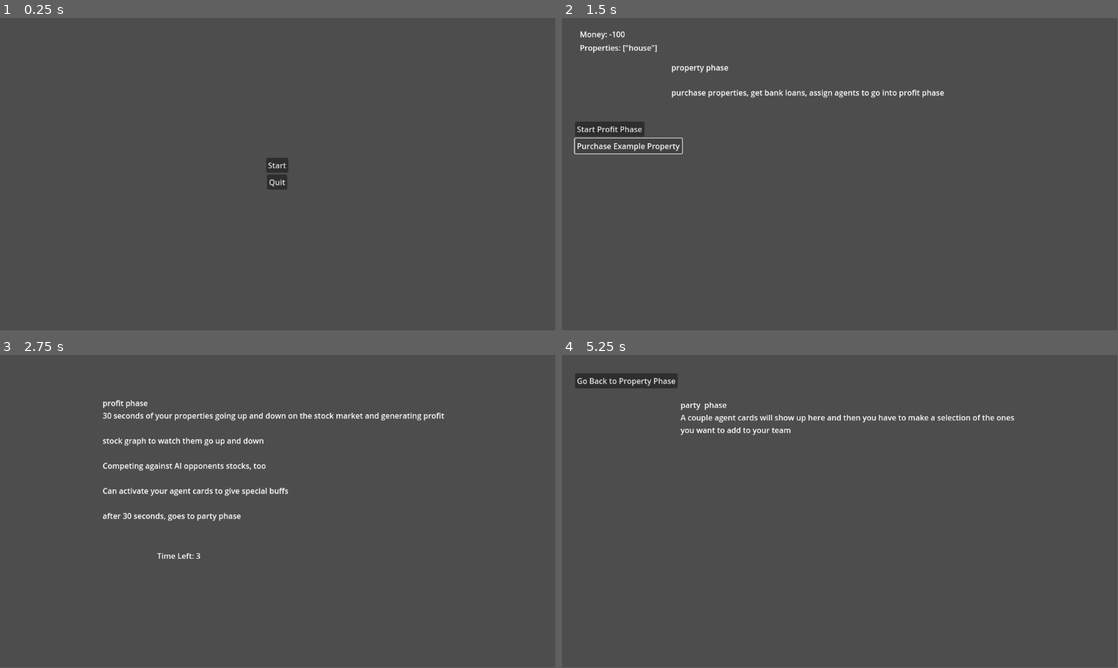
Above: before the commit, frames 1-4 (two rows, left to right).
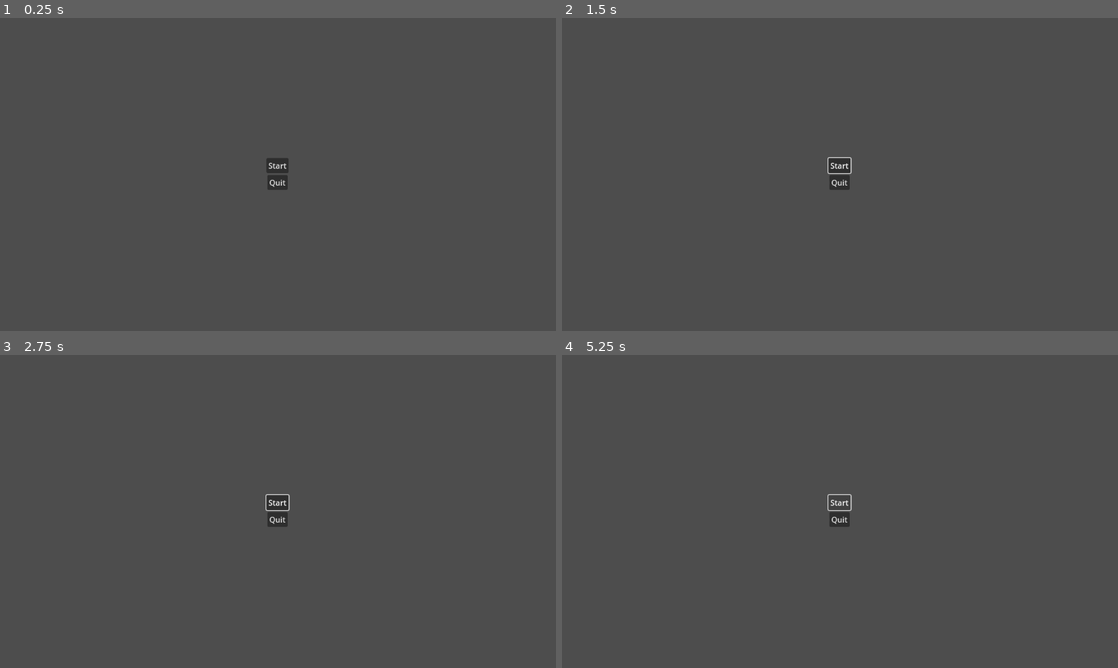
Above: after the commit, the same moments.

Repository: ARandomLemon/RushToRiches
Game: Godot game, scene res://Scenes/start_menu.tscn
The game is run twice, just before and just after one commit, with the same random seed, the same clock (stepped at 60 frames per second) and the same inputs. Before the commit the project starts from res://start_menu.tscn.
Inputs (mouse positions are in pixels of both pictures, inside the frame that each line leads up to):
- Up to frame 1 (0.25 s): no input
- Up to frame 2 (1.5 s): click "Start" at 0.5 s; click (628, 146) at 1.25 s, where only the run before the commit has a clickable "Purchase Example Property"
- Up to frame 3 (2.75 s): click (50, 464) at 2 s, where only the run before the commit has a clickable "Start Profit Phase"
- Up to frame 4 (5.25 s): click (840, 502) at 2.75 s, where only the run after the commit has a clickable "Start"; click (840, 502) at 3.5 s, where only the run after the commit has a clickable "Start"; tap Enter at 4.25 s; tap Space at 5 s
In our replay, the window is 799x449 before the commit and 800x450 after it. These sizes can differ from the game's own. Grey fills any space a smaller window leaves; there, only what the larger window draws over its background counts as a difference.

The runs differ from the first frame. In frame 1, less than 0.1% of the frame differs, in the area x 48-52%, y 46-54%; in frame 2, 2.0%; in frame 3, 2.4%, in the area x 18-80%, y 14-66%; in frame 4, 1.8%.

Commit message:
Added stock screens & fixed folder structure

Diff:
--- a/party_phase.tscn
+++ b/Scenes/party_phase.tscn
@@ -1,6 +1,6 @@
 [gd_scene load_steps=2 format=3 uid="uid://cmd3048uf0vk"]
 
-[ext_resource type="Script" path="res://user_interface.gd" id="1_x6qss"]
+[ext_resource type="Script" path="res://Scripts/UI/user_interface.gd" id="1_x6qss"]
 
 [node name="Party Phase" type="Node2D"]
 
--- a/profit_phase.tscn
+++ b/Scenes/profit_phase.tscn
@@ -1,7 +1,7 @@
 [gd_scene load_steps=3 format=3 uid="uid://c5hcix0tjhrhw"]
 
-[ext_resource type="Script" path="res://user_interface.gd" id="1_83wl0"]
-[ext_resource type="Script" path="res://profit_phase.gd" id="1_xv1ev"]
+[ext_resource type="Script" path="res://Scripts/UI/user_interface.gd" id="1_83wl0"]
+[ext_resource type="Script" path="res://Scripts/Phases/profit_phase.gd" id="1_xv1ev"]
 
 [node name="Profit Phase" type="Node2D"]
 script = ExtResource("1_xv1ev")
--- /dev/null
+++ b/Scenes/property_phase.tscn
@@ -0,0 +1,202 @@
+[gd_scene load_steps=5 format=3 uid="uid://b2rywnh0rro0j"]
+
+[ext_resource type="Script" path="res://Scripts/Phases/property_phase.gd" id="1_vra2o"]
+[ext_resource type="Script" path="res://Scripts/globals.gd" id="2_qdl3r"]
+[ext_resource type="Script" path="res://Scripts/UI/user_interface.gd" id="3_tg0ud"]
+
+[sub_resource type="StyleBoxFlat" id="StyleBoxFlat_ugmh0"]
+bg_color = Color(0.607843, 0.607843, 0.607843, 0.435294)
+
+[node name="Property Phase" type="Node2D"]
+script = ExtResource("1_vra2o")
+
+[node name="Player" type="Node" parent="."]
+script = ExtResource("2_qdl3r")
+
+[node name="Label" type="Label" parent="."]
+offset_left = 227.0
+offset_top = 91.0
+offset_right = 936.0
+offset_bottom = 296.0
+text = "property phase
+
+purchase properties, get bank loans, assign agents to go into profit phase
+"
+
+[node name="UI" type="Control" parent="."]
+layout_mode = 3
+anchors_preset = 0
+offset_right = 1151.0
+offset_bottom = 648.0
+script = ExtResource("3_tg0ud")
+
+[node name="PropertyLabel" type="Label" parent="UI"]
+layout_mode = 0
+offset_left = 37.0
+offset_top = 50.0
+offset_right = 122.0
+offset_bottom = 73.0
+text = "Properties:"
+
+[node name="MoneyLabel" type="Label" parent="UI"]
+layout_mode = 0
+offset_left = 37.0
+offset_top = 22.0
+offset_right = 107.0
+offset_bottom = 45.0
+text = "Money:"
+
+[node name="MarginContainer" type="MarginContainer" parent="UI"]
+layout_mode = 0
+offset_left = 27.0
+offset_top = 195.0
+offset_right = 249.0
+offset_bottom = 302.0
+
+[node name="VBoxContainer" type="VBoxContainer" parent="UI/MarginContainer"]
+layout_mode = 2
+size_flags_horizontal = 0
+size_flags_vertical = 4
+
+[node name="Profit Phase Button" type="Button" parent="UI/MarginContainer/VBoxContainer"]
+layout_mode = 2
+size_flags_horizontal = 0
+size_flags_vertical = 0
+text = "Start Profit Phase"
+
+[node name="Buy Example Button" type="Button" parent="UI/MarginContainer/VBoxContainer"]
+layout_mode = 2
+size_flags_horizontal = 0
+size_flags_vertical = 0
+text = "Purchase Example Property"
+
+[node name="Stock Market" type="Button" parent="UI/MarginContainer/VBoxContainer"]
+layout_mode = 2
+size_flags_horizontal = 0
+size_flags_vertical = 0
+text = "Stock Market"
+
+[node name="View My Stocks" type="Button" parent="UI/MarginContainer/VBoxContainer"]
+layout_mode = 2
+size_flags_horizontal = 0
+size_flags_vertical = 0
+text = "View My Stocks"
+
+[node name="StockMarket" type="Control" parent="UI"]
+visible = false
+anchors_preset = 0
+offset_right = 40.0
+offset_bottom = 40.0
+
+[node name="Panel" type="Panel" parent="UI/StockMarket"]
+layout_mode = 1
+anchors_preset = 15
+anchor_right = 1.0
+anchor_bottom = 1.0
+offset_right = 1110.0
+offset_bottom = 608.0
+grow_horizontal = 2
+grow_vertical = 2
+theme_override_styles/panel = SubResource("StyleBoxFlat_ugmh0")
+
+[node name="Exit Stock Market" type="Button" parent="UI/StockMarket"]
+layout_mode = 0
+offset_left = 1106.0
+offset_top = 6.0
+offset_right = 1143.0
+offset_bottom = 43.0
+text = "X"
+
+[node name="GridContainer" type="GridContainer" parent="UI/StockMarket"]
+layout_mode = 1
+anchors_preset = -1
+anchor_right = 28.75
+anchor_bottom = 16.225
+offset_left = 428.0
+offset_top = 151.0
+offset_right = -408.0
+offset_bottom = -213.0
+columns = 3
+
+[node name="Stock" type="Button" parent="UI/StockMarket/GridContainer"]
+layout_mode = 2
+size_flags_horizontal = 4
+size_flags_vertical = 4
+text = "ATT
+25 Shares @
+25$/Share"
+
+[node name="Stock2" type="Button" parent="UI/StockMarket/GridContainer"]
+layout_mode = 2
+size_flags_horizontal = 4
+size_flags_vertical = 4
+text = "RSDG
+56 Shares @
+5$/Share"
+
+[node name="Stock3" type="Button" parent="UI/StockMarket/GridContainer"]
+layout_mode = 2
+size_flags_horizontal = 4
+size_flags_vertical = 4
+text = "ABCD
+40 Shares @
+15$/Share"
+
+[node name="Stock4" type="Button" parent="UI/StockMarket/GridContainer"]
+layout_mode = 2
+size_flags_horizontal = 4
+size_flags_vertical = 4
+text = "MPSQ
+135 Shares @
+3$/Share"
+
+[node name="Stock5" type="Button" parent="UI/StockMarket/GridContainer"]
+layout_mode = 2
+size_flags_horizontal = 4
+size_flags_vertical = 4
+text = "GNEL
+25 Shares @
+30$/Share"
+
+[node name="StockInventory" type="Control" parent="UI"]
+visible = false
+anchors_preset = 0
+offset_right = 40.0
+offset_bottom = 40.0
+
+[node name="Panel" type="Panel" parent="UI/StockInventory"]
+layout_mode = 1
+anchors_preset = 15
+anchor_right = 1.0
+anchor_bottom = 1.0
+offset_right = 1110.0
+offset_bottom = 608.0
+grow_horizontal = 2
+grow_vertical = 2
+theme_override_styles/panel = SubResource("StyleBoxFlat_ugmh0")
+
+[node name="Exit Stock Inventory" type="Button" parent="UI/StockInventory"]
+layout_mode = 0
+offset_left = 1106.0
+offset_top = 6.0
+offset_right = 1143.0
+offset_bottom = 43.0
+text = "X"
+
+[node name="GridContainer" type="GridContainer" parent="UI/StockInventory"]
+layout_mode = 1
+anchors_preset = -1
+anchor_right = 28.75
+anchor_bottom = 16.225
+offset_left = 6.0
+offset_top = 4.0
+offset_right = -49.0001
+offset_bottom = -3.0
+columns = 10
+
+[connection signal="pressed" from="UI/MarginContainer/VBoxContainer/Profit Phase Button" to="UI" method="_on_profit_phase_button_pressed"]
+[connection signal="pressed" from="UI/MarginContainer/VBoxContainer/Buy Example Button" to="UI" method="_on_buy_example_button_pressed"]
+[connection signal="pressed" from="UI/MarginContainer/VBoxContainer/Stock Market" to="UI" method="_on_stock_market_button_pressed"]
+[connection signal="pressed" from="UI/MarginContainer/VBoxContainer/View My Stocks" to="UI" method="_on_stock_inventory_button_pressed"]
+[connection signal="pressed" from="UI/StockMarket/Exit Stock Market" to="UI" method="_on_stock_market_button_pressed"]
+[connection signal="pressed" from="UI/StockInventory/Exit Stock Inventory" to="UI" method="_on_stock_inventory_button_pressed"]
--- a/start_menu.tscn
+++ b/Scenes/start_menu.tscn
@@ -1,6 +1,6 @@
 [gd_scene load_steps=2 format=3 uid="uid://c0gk51pdcip1y"]
 
-[ext_resource type="Script" path="res://user_interface.gd" id="1_ymu7f"]
+[ext_resource type="Script" path="res://Scripts/user_interface.gd" id="1_gm35p"]
 
 [node name="Menu" type="Control"]
 layout_mode = 3
@@ -9,7 +9,7 @@
 anchor_bottom = 1.0
 grow_horizontal = 2
 grow_vertical = 2
-script = ExtResource("1_ymu7f")
+script = ExtResource("1_gm35p")
 
 [node name="MarginContainer" type="MarginContainer" parent="."]
 layout_mode = 0
--- a/user_interface.gd
+++ b/Scripts/UI/user_interface.gd
@@ -34,3 +34,9 @@
 
 func _on_property_phase_button_pressed() -> void:
 	get_tree().change_scene_to_file("res://property_phase.tscn")
+
+func _on_stock_market_button_pressed() -> void:
+	$StockMarket.visible = !$StockMarket.visible
+
+func _on_stock_inventory_button_pressed() -> void:
+	$StockInventory.visible = !$StockInventory.visible
--- a/project.godot
+++ b/project.godot
@@ -11,13 +11,17 @@
 [application]
 
 config/name="RUSH to RICHES: Before the Bubble Bursts"
-run/main_scene="res://start_menu.tscn"
+run/main_scene="res://Scenes/start_menu.tscn"
 config/features=PackedStringArray("4.3", "Mobile")
 config/icon="res://icon.svg"
 
 [autoload]
 
-Globals="*res://globals.gd"
+Globals="*res://Scripts/globals.gd"
+
+[display]
+
+window/stretch/mode="viewport"
 
 [rendering]
 
--- a/property_phase.tscn
+++ /dev/null
@@ -1,69 +0,0 @@
-[gd_scene load_steps=4 format=3 uid="uid://b2rywnh0rro0j"]
-
-[ext_resource type="Script" path="res://globals.gd" id="1_hofqa"]
-[ext_resource type="Script" path="res://user_interface.gd" id="1_ltdr3"]
-[ext_resource type="Script" path="res://property_phase.gd" id="1_oghfl"]
-
-[node name="Property Phase" type="Node2D"]
-script = ExtResource("1_oghfl")
-
-[node name="Player" type="Node" parent="."]
-script = ExtResource("1_hofqa")
-
-[node name="UI" type="Control" parent="."]
-layout_mode = 3
-anchors_preset = 0
-offset_right = 1151.0
-offset_bottom = 648.0
-script = ExtResource("1_ltdr3")
-
-[node name="PropertyLabel" type="Label" parent="UI"]
-layout_mode = 0
-offset_left = 37.0
-offset_top = 50.0
-offset_right = 122.0
-offset_bottom = 73.0
-text = "Properties:"
-
-[node name="MoneyLabel" type="Label" parent="UI"]
-layout_mode = 0
-offset_left = 37.0
-offset_top = 22.0
-offset_right = 107.0
-offset_bottom = 45.0
-text = "Money:"
-
-[node name="MarginContainer" type="MarginContainer" parent="UI"]
-layout_mode = 0
-offset_left = 27.0
-offset_top = 195.0
-offset_right = 249.0
-offset_bottom = 302.0
-
-[node name="VBoxContainer" type="VBoxContainer" parent="UI/MarginContainer"]
-layout_mode = 2
-size_flags_horizontal = 0
-size_flags_vertical = 4
-
-[node name="Profit Phase Button" type="Button" parent="UI/MarginContainer/VBoxContainer"]
-layout_mode = 2
-size_flags_horizontal = 0
-size_flags_vertical = 4
-text = "Start Profit Phase"
-
-[node name="Buy Example Button" type="Button" parent="UI/MarginContainer/VBoxContainer"]
-layout_mode = 2
-text = "Purchase Example Property"
-
-[node name="Label" type="Label" parent="."]
-offset_left = 227.0
-offset_top = 91.0
-offset_right = 936.0
-offset_bottom = 296.0
-text = "property phase
-
-purchase properties, get bank loans, assign agents to go into profit phase
-"
-
-[connection signal="pressed" from="UI/MarginContainer/VBoxContainer/Profit Phase Button" to="UI" method="_on_profit_phase_button_pressed"]
-[connection signal="pressed" from="UI/MarginContainer/VBoxContainer/Buy Example Button" to="UI" method="_on_buy_example_button_pressed"]
Renamed: world.tscn -> Scenes/world.tscn
Renamed: profit_phase.gd -> Scripts/Phases/profit_phase.gd
Renamed: property_phase.gd -> Scripts/Phases/property_phase.gd
Renamed: globals.gd -> Scripts/globals.gd
